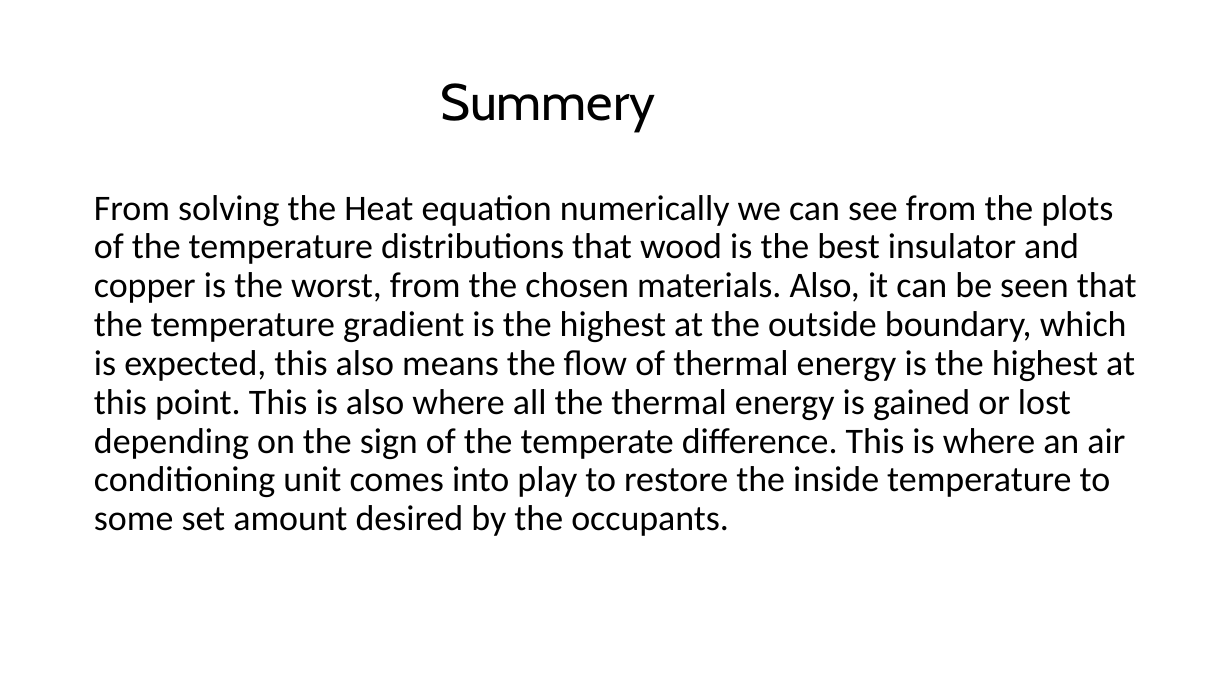
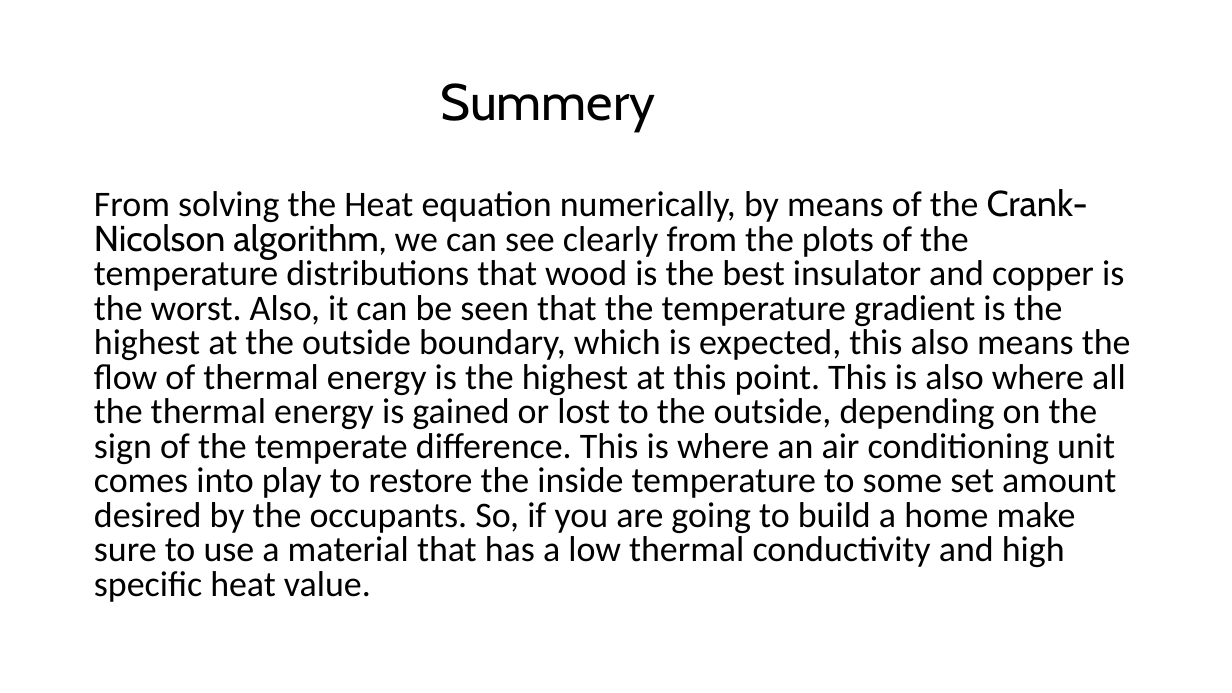
Before and after one commit to ASU-CompMethodsPhysics-PHY494/final-2018-494_heat_wizards, a slide deck: slide 17 of poster/poster_v1.1.pptx (slide 11 before the commit). Drawn at 1232x693 pixels with LibreOffice and Linux fonts; fonts in the diff are those of the drawing. Boxes give left, top, right and bottom in pixels: in the first picture for what was removed or moved away, otherwise in the second. Text is boxed around its words. In the diff, an @@ line names an element or a change of style, - is before the commit and + after.

Commit message:
Poster v2.0 update.

```diff
--- a/poster/poster_v1.1.pptx
+++ b/poster/poster_v1.1.pptx
@@ text at (x1=94, y1=189, x2=1131, y2=602): text changed @@
-From solving the Heat equation numerically we can see from the plots of the temperature distributions that wood is the best insulator and copper is the worst, from the chosen materials. Also, it can be seen that the temperature gradient is the highest at the outside boundary, which is expected, this also means the flow of thermal energy is the highest at this point. This is also where all the thermal energy is gained or lost depending on the sign of the temperate difference. This is where an air conditioning unit comes into play to restore the inside temperature to some set amount desired by the occupants.
+From solving the Heat equation numerically, by means of the Crank-Nicolson algorithm, we can see clearly from the plots of the temperature distributions that wood is the best insulator and copper is the worst. Also, it can be seen that the temperature gradient is the highest at the outside boundary, which is expected, this also means the flow of thermal energy is the highest at this point. This is also where all the thermal energy is gained or lost to the outside, depending on the sign of the temperate difference. This is where an air conditioning unit comes into play to restore the inside temperature to some set amount desired by the occupants. So, if you are going to build a home make sure to use a material that has a low thermal conductivity and high specific heat value.
```
Also in this commit, not shown: 6 other slides changed, 7 slides added, 2 slides removed, 2 other files.
